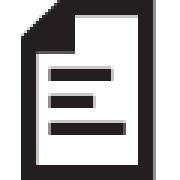
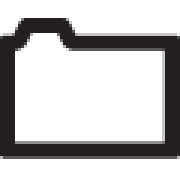
Revision of a layered 180×180 image; what changed, layer by layer:
painted on "Vector Smart Object" over (x1=0, y1=0, x2=180, y2=180)
removed layer "Background" over (x1=0, y1=0, x2=180, y2=180)
